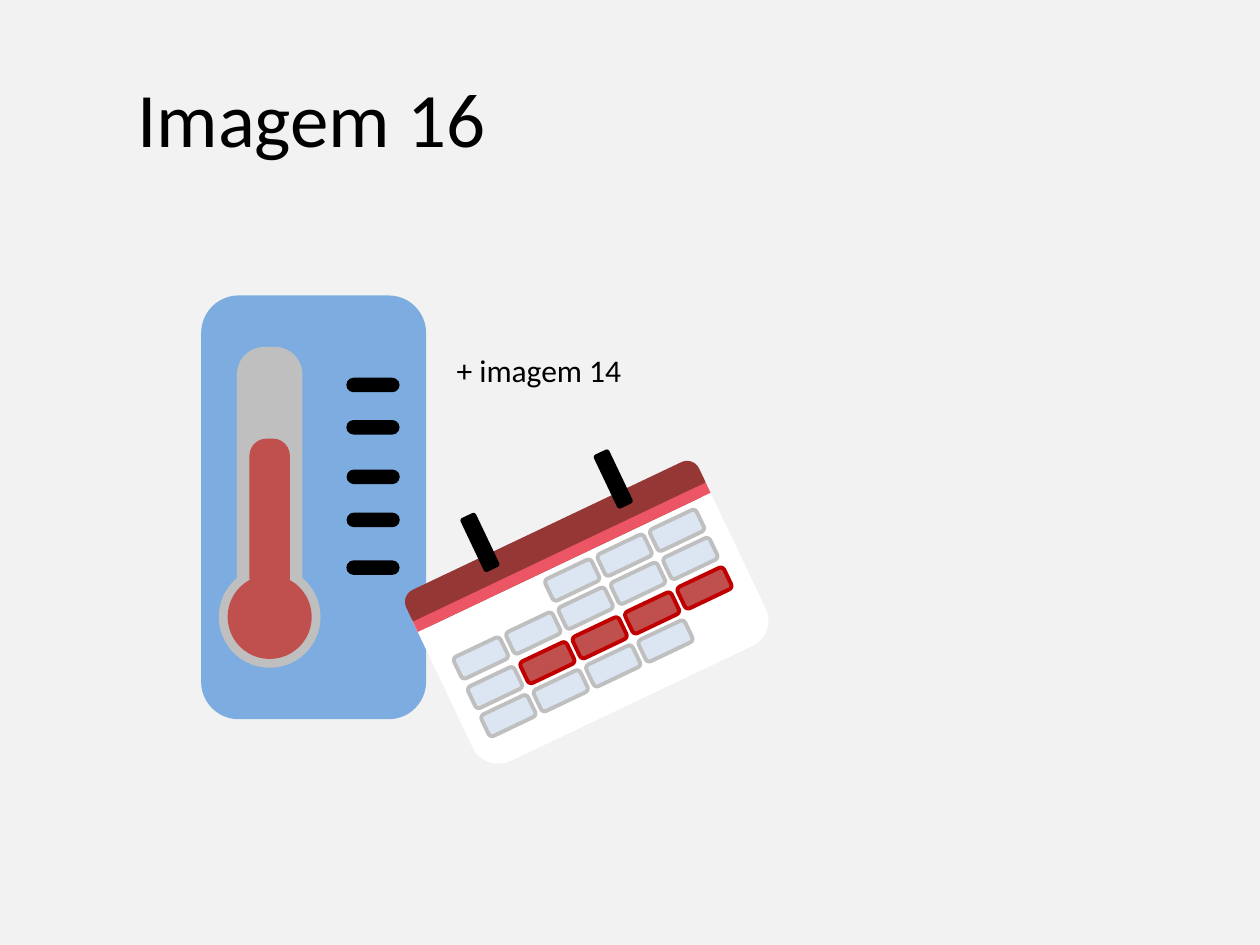
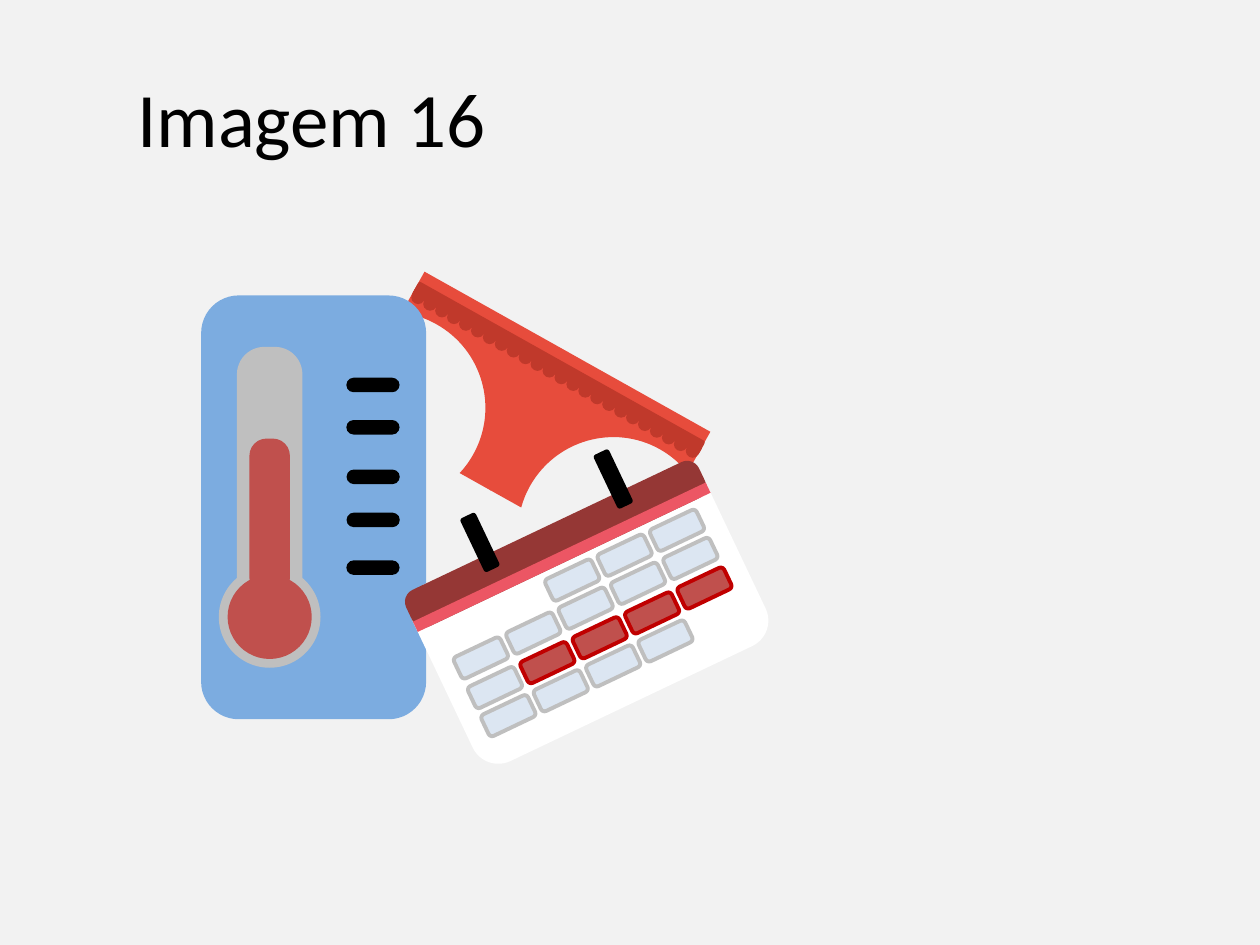
Before and after one commit to gustavogitzel/Discussex, a slide deck: slide 15 of Rascunhos/Imagens PrevContracep.pptx (slide 12 before the commit). Drawn at 1260x945 pixels with LibreOffice and Linux fonts; fonts in the diff are those of the drawing. Boxes give left, top, right and bottom in pixels: in the first picture for what was removed or moved away, otherwise in the second. Text is boxed around its words. In the diff, an @@ line names an element or a change of style, - is before the commit and + after.

```diff
--- a/Rascunhos/Imagens PrevContracep.pptx
+++ b/Rascunhos/Imagens PrevContracep.pptx
@@ text removed at box(479, 360, 621, 388) @@
-+ imagem 14
@@ group added at box(347, 272, 711, 570): 24 flow chart delays, 2 freeform shapes, 1 rounded rectangle @@
```
Also in this commit, not shown: 14 other slides changed, 4 slides added.
